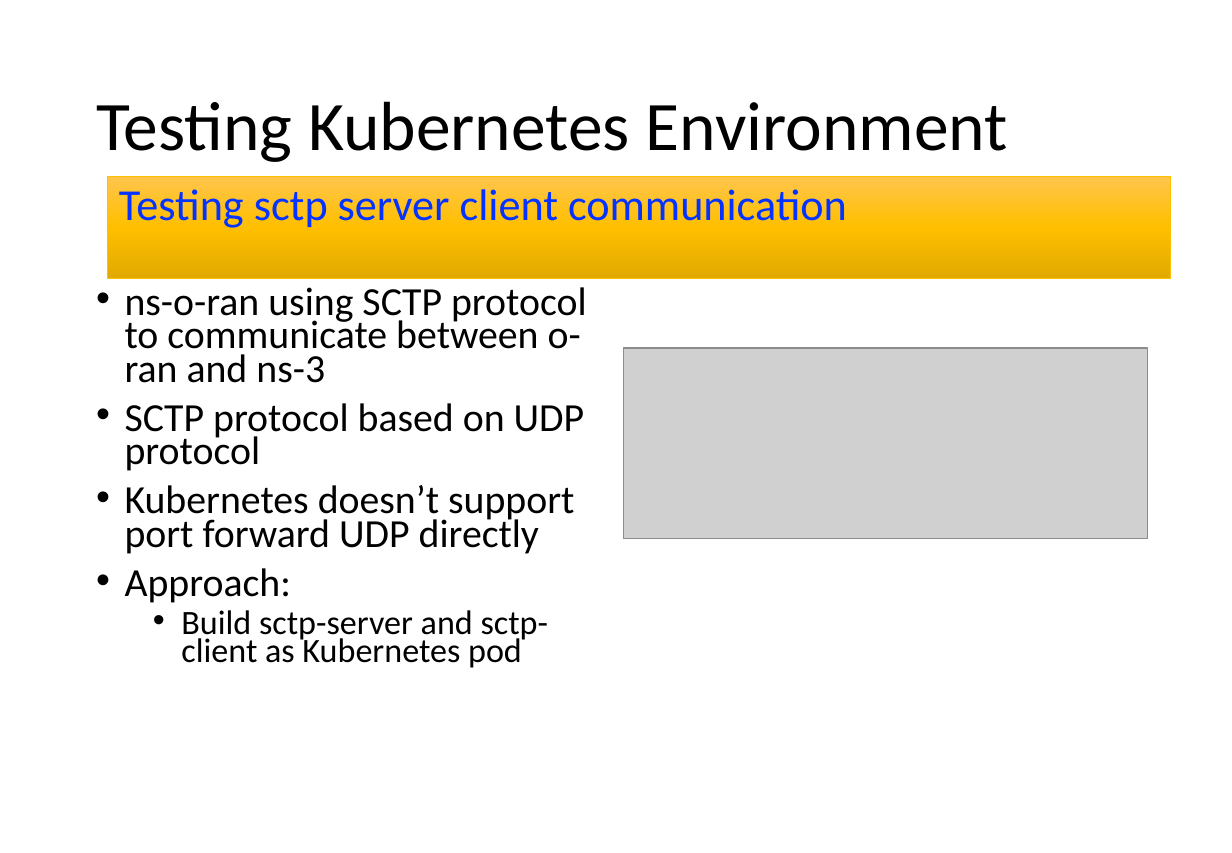
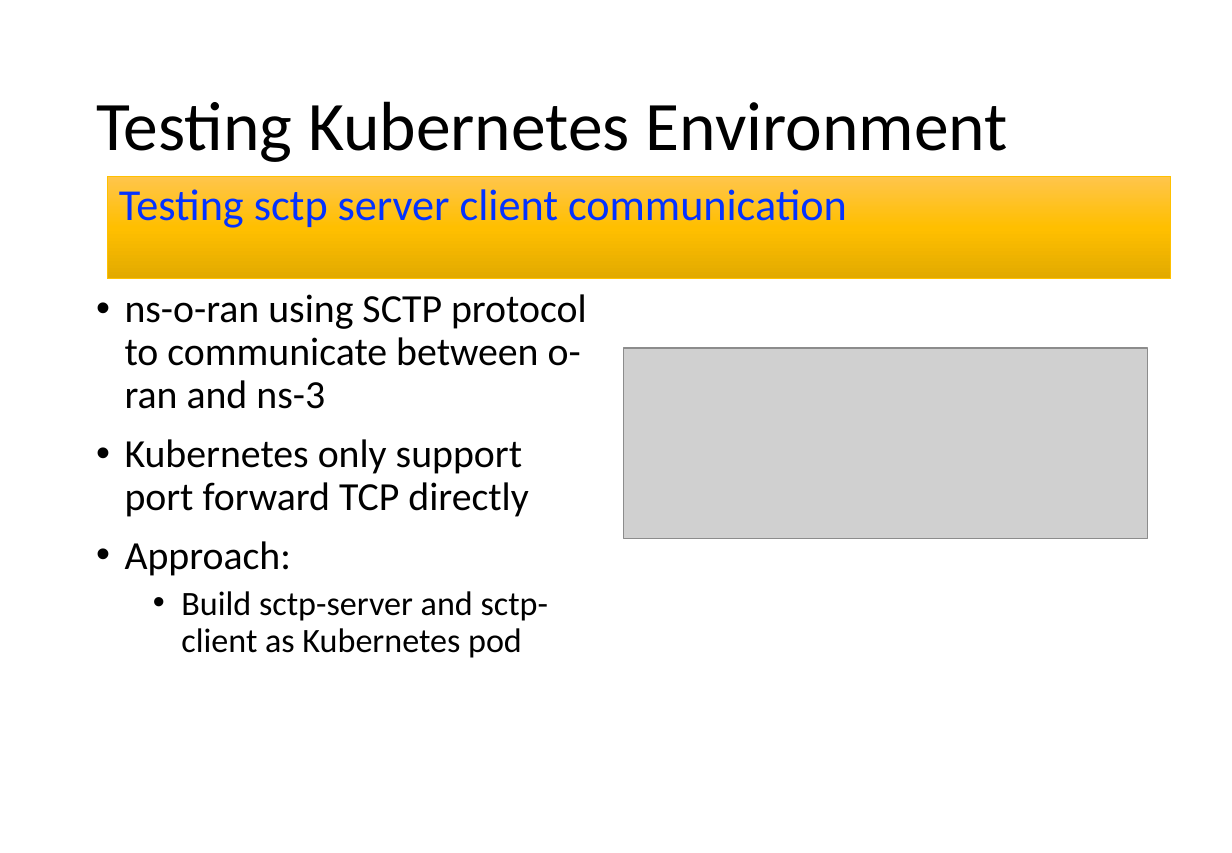
Before and after one commit to dhanifudin/presentation, a slide deck: slide 8 of O-RAN 20230220-20230224.pptx. Drawn at 1232x853 pixels with LibreOffice and Linux fonts; fonts in the diff are those of the drawing; grey boxes stand for pictures. Boxes give left, top, right and bottom in pixels: in the first picture for what was removed or moved away, otherwise in the second. Text is boxed around its words. In the diff, an @@ line names an element or a change of style, - is before the commit and + after.

Commit message:
update

```diff
--- a/O-RAN 20230220-20230224.pptx
+++ b/O-RAN 20230220-20230224.pptx
@@ text at <box>125,294,587,658</box>: line spacing 0.7 to 0.9 @@
@@ text at <box>125,439,528,517</box>: text changed @@
-• SCTP protocol based on UDP protocol
-• Kubernetes doesn’t support port forward UDP directly
+• Kubernetes only support port forward TCP directly
```
